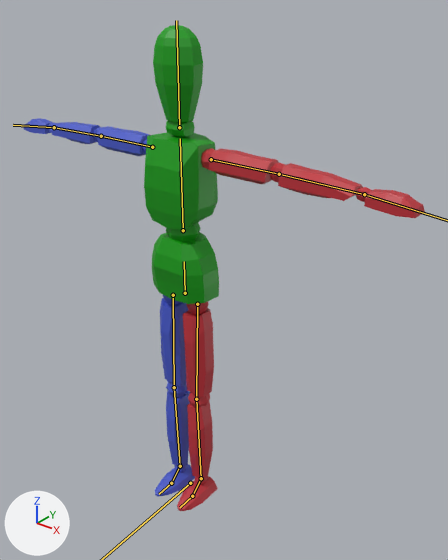
The FBX model Assets/Blender/Character.fbx, before and after one commit.
The view is the same before and after, from a 50 mm camera at (1.254, -1.36, 1.777) aimed at (0.102, 0.08, 0.884). The axes (+X, +Y, +Z) are drawn at lower left. The lights are the same throughout. The bones that bend it are drawn over the model as lines.

In view in the first picture: 'Character'.
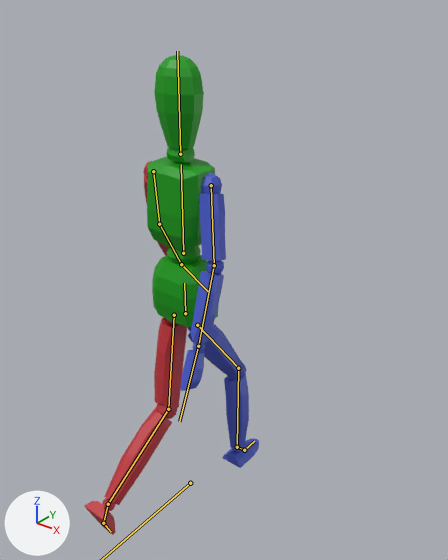
The newer file adds an action. The first version stands in its rest pose; the second is drawn at frame 16 of the action 'BackwardsWalk'.

The edits, one by one:
Bone 'Hip' (bone_hip) moves from (0.0, 0.0, 0.0) to (0.0, -0.41, 0.0).
Bone 'Hip' (bone_hip) turns from (0, 0, 0) to (0, -180, 0) degrees about its own x, y and z.
Bone 'Upper Arm.L' (bone_upper_arm_l) turns from (0, 0, 0) to (19, -5, -75) degrees about its own x, y and z.
Bone 'Lower Arm.L' (bone_lower_arm_l) turns from (0, 0, 0) to (13, -5, -8) degrees about its own x, y and z.
Bone 'Hand.L' (bone_hand_l) turns from (0, 0, 0) to (9, 0, 0) degrees about its own x, y and z.
Bone 'Upper Arm.R' (bone_upper_arm_r) turns from (0, 0, 0) to (-12, -3, 78) degrees about its own x, y and z.
Bone 'Lower Arm.R' (bone_lower_arm_r) turns from (0, 0, 0) to (-8, 0, 9) degrees about its own x, y and z.
Bone 'Upper Leg.L' (bone_upper_leg_l) turns from (0, 0, 0) to (-10, 0, 0) degrees about its own x, y and z.
Bone 'Lower Leg.L' (bone_lower_leg_l) turns from (0, 0, 0) to (-44, 0, 0) degrees about its own x, y and z.
Bone 'Foot.L' (bone_foot_l) turns from (0, 0, 0) to (14, 0, 0) degrees about its own x, y and z.
Bone 'Upper Leg.R' (bone_upper_leg_r) turns from (0, 0, 0) to (36, 0, 0) degrees about its own x, y and z.
Bone 'Lower Leg.R' (bone_lower_leg_r) turns from (0, 0, 0) to (-34, 0, 0) degrees about its own x, y and z.

Boxes (x1, y1, x2, y2) around the edits, measured in the pictures (448 x 560 px):
'Character', posed (56% narrower)
    before: (24, 25, 425, 511)
    after: (84, 55, 259, 535)
bone 'Hip', root to tip
    before: (185, 293) to (184, 261)
    after: (185, 313) to (184, 283)
bone 'Upper Arm.L', root to tip
    before: (211, 159) to (279, 174)
    after: (153, 171) to (159, 224)
bone 'Lower Arm.L', root to tip
    before: (279, 174) to (364, 194)
    after: (159, 224) to (181, 264)
bone 'Upper Arm.R', root to tip
    before: (152, 147) to (101, 136)
    after: (211, 185) to (214, 265)
bone 'Lower Arm.R', root to tip
    before: (101, 136) to (54, 127)
    after: (214, 265) to (198, 346)
bone 'Upper Leg.L', root to tip
    before: (197, 304) to (196, 399)
    after: (174, 315) to (168, 409)
bone 'Lower Leg.L', root to tip
    before: (196, 399) to (201, 478)
    after: (168, 409) to (108, 504)
bone 'Foot.L', root to tip
    before: (201, 478) to (192, 496)
    after: (108, 504) to (103, 523)
bone 'Upper Leg.R', root to tip
    before: (173, 295) to (174, 387)
    after: (197, 325) to (238, 368)
bone 'Lower Leg.R', root to tip
    before: (174, 387) to (180, 466)
    after: (238, 368) to (237, 447)
